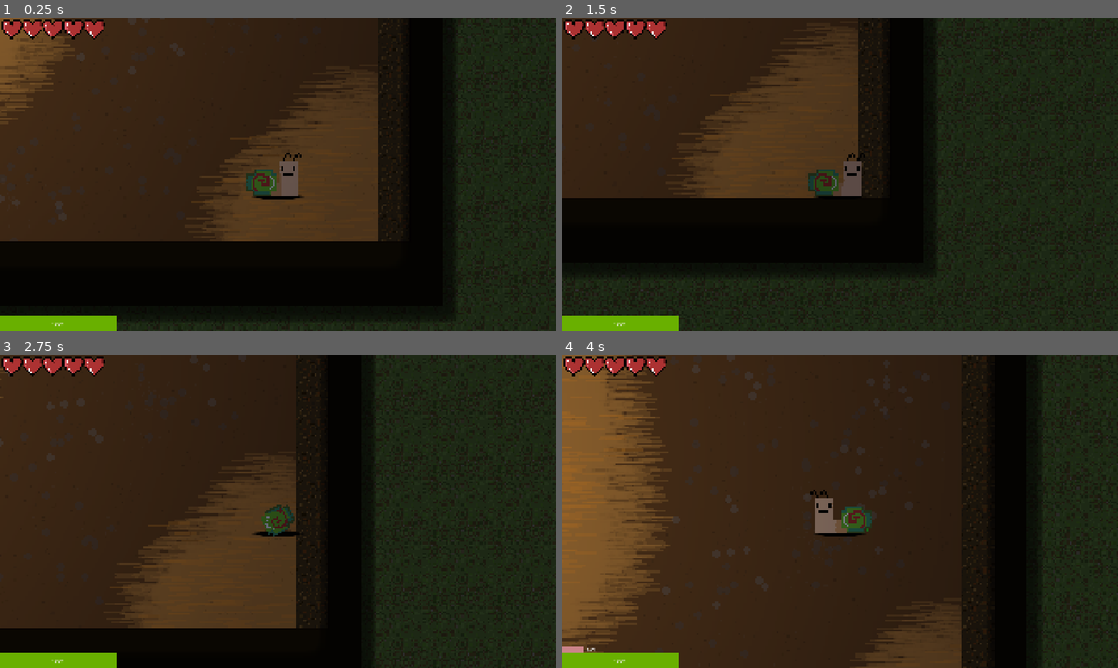
Above: before the commit, frames 1-4 (two rows, left to right).
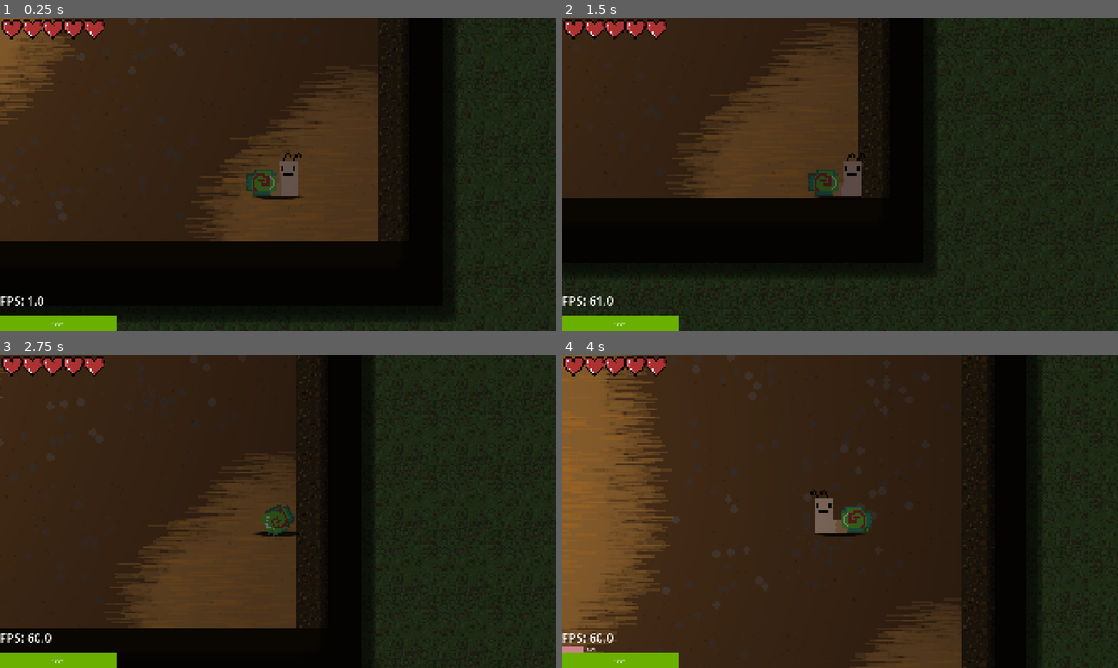
Above: after the commit, the same moments.

Repository: mark4pro/rogue-like
Game: Godot game, scene res://worldGen/testGen.tscn
Two runs of this game, one before a commit and one after it. Both use one fixed random seed, a clock stepped at 60 frames per second and the inputs below. Sound files missing from this copy of the repository are replaced by a short silence.
Inputs (mouse positions are in pixels of both pictures, inside the frame that each line leads up to):
- Up to frame 1 (0.25 s): no input
- Up to frame 2 (1.5 s): tap Enter at 0.5 s; move the mouse to (962, 158) at 0.52 s; hold D (right) 0.53-1.28 s; tap F6 (free_cam) at 0.6 s; click (962, 158) at 0.67 s; move the mouse to (728, 190) at 1.27 s; hold S (down) from 1.28 s (still down); tap E (interact) at 1.35 s; click (728, 190) at 1.42 s
- Up to frame 3 (2.75 s): move the mouse to (333, 442) at 2.02 s; release S (down) at 2.03 s; hold D (right) from 2.03 s (still down); tap Ctrl (roll) at 2.1 s; click (333, 442) at 2.17 s
- Up to frame 4 (4 s): move the mouse to (812, 574) at 2.77 s; release D (right) at 2.78 s; hold W (up) 2.78-3.53 s; tap Shift (sprint) at 2.85 s; click (812, 574) at 2.92 s; move the mouse to (1006, 558) at 3.52 s; hold A (left) from 3.53 s (still down); tap F6 (free_cam) at 3.6 s; click (1006, 558) at 3.67 s

The runs differ from the first frame. In frame 1, 0.1% of the frame differs, in the area x 0-54%, y 56-92%; in frame 2, 0.1%; in frame 3, 0.1%; in frame 4, 0.1%.

Commit message:
epic shit

Diff:
--- a/Assets/prefabs/enemies/spider.tscn
+++ b/Assets/prefabs/enemies/spider.tscn
@@ -1,20 +1,44 @@
 [gd_scene format=3 uid="uid://bvbbpryyaf3xw"]
 
 [ext_resource type="Script" uid="uid://bxh3oi5ta7yj8" path="res://Script/enemy.gd" id="1_56c4l"]
-[ext_resource type="Texture2D" uid="uid://c1b0lqgge7och" path="res://Assets/imgs/enemenies.png" id="2_ebah1"]
+[ext_resource type="Texture2D" uid="uid://dkfdrjtuto62c" path="res://Assets/imgs/spider.png" id="2_56c4l"]
+[ext_resource type="Texture2D" uid="uid://b70aujp6bewbx" path="res://Assets/imgs/shadow.png" id="3_ebah1"]
+
+[sub_resource type="PhysicsMaterial" id="PhysicsMaterial_56c4l"]
+friction = 0.0
 
 [sub_resource type="RectangleShape2D" id="RectangleShape2D_xl01c"]
-size = Vector2(16, 16)
+size = Vector2(30, 16)
 
 [node name="enemy" type="RigidBody2D" unique_id=764826255]
+z_index = 3
+collision_layer = 4
+physics_material_override = SubResource("PhysicsMaterial_56c4l")
+lock_rotation = true
 script = ExtResource("1_56c4l")
 metadata/_edit_group_ = true
 
-[node name="spider_enemy" type="Sprite2D" parent="." unique_id=17540074]
-scale = Vector2(1.4696969, 1.2500001)
-texture = ExtResource("2_ebah1")
-region_enabled = true
+[node name="sprite2D" type="Sprite2D" parent="." unique_id=17540074]
+texture = ExtResource("2_56c4l")
 region_rect = Rect2(0, 14, 33, 32)
 
 [node name="CollisionShape2D" type="CollisionShape2D" parent="." unique_id=457998798]
+position = Vector2(1, -5)
 shape = SubResource("RectangleShape2D_xl01c")
+
+[node name="NavigationAgent2D" type="NavigationAgent2D" parent="." unique_id=1658699989]
+path_postprocessing = 1
+path_search_max_distance = 50.0
+avoidance_enabled = true
+radius = 15.0
+neighbor_distance = 100.0
+max_neighbors = 3
+
+[node name="Shadow" type="Sprite2D" parent="." unique_id=1678263220]
+modulate = Color(1, 1, 1, 0.39215687)
+show_behind_parent = true
+position = Vector2(-4, 13.000001)
+scale = Vector2(1.1459994, 0.29499996)
+texture = ExtResource("3_ebah1")
+
+[connection signal="velocity_computed" from="NavigationAgent2D" to="." method="_on_navigation_agent_2d_velocity_computed"]
--- a/Assets/prefabs/player.tscn
+++ b/Assets/prefabs/player.tscn
@@ -332,6 +332,7 @@
 [node name="Player" type="RigidBody2D" unique_id=2014763879 groups=["Player"]]
 process_mode = 3
 z_index = 3
+collision_layer = 2
 physics_material_override = SubResource("PhysicsMaterial_mbpd7")
 gravity_scale = 0.0
 lock_rotation = true
@@ -361,7 +362,7 @@
 zoom = Vector2(7, 7)
 
 [node name="Shadow" type="Sprite2D" parent="." unique_id=118503801]
-modulate = Color(1, 1, 1, 0.6784314)
+modulate = Color(1, 1, 1, 0.39215687)
 show_behind_parent = true
 z_index = -1
 position = Vector2(0, 10.895)
@@ -437,6 +438,17 @@
 [node name="MessageTimer" type="Timer" parent="UI" unique_id=1616340881]
 wait_time = 2.0
 
+[node name="FPS" type="Label" parent="UI" unique_id=450200885]
+anchors_preset = 2
+anchor_top = 1.0
+anchor_bottom = 1.0
+offset_top = -133.0
+offset_right = 83.0
+offset_bottom = -75.0
+grow_vertical = 0
+theme_override_font_sizes/font_size = 42
+text = "FPS:"
+
 [node name="inventoryUI" type="CanvasLayer" parent="." unique_id=546084464]
 visible = false
 
--- a/Assets/prefabs/shop_keeper.tscn
+++ b/Assets/prefabs/shop_keeper.tscn
@@ -530,6 +530,7 @@
 
 [node name="Area2D" type="Area2D" parent="." unique_id=1600077363]
 position = Vector2(0, 12)
+collision_mask = 2
 
 [node name="CollisionShape2D" type="CollisionShape2D" parent="Area2D" unique_id=863616415]
 position = Vector2(0, 16)
--- a/Scenes/hub.tscn
+++ b/Scenes/hub.tscn
@@ -199,6 +199,7 @@
 texture = SubResource("GradientTexture2D_y6p6t")
 
 [node name="Area2D" type="Area2D" parent="Exit" unique_id=1427889116]
+collision_mask = 2
 
 [node name="CollisionShape2D" type="CollisionShape2D" parent="Exit/Area2D" unique_id=372835585]
 position = Vector2(0, 64)
--- a/Script/enemy.gd
+++ b/Script/enemy.gd
@@ -1,8 +1,51 @@
 extends RigidBody2D
 
+@onready var nav : NavigationAgent2D = $NavigationAgent2D
+
+@export var maxHealth : float = 100
+@export var health : float = 100
 @export var damage : float = 0.5
+@export var speed : float = 7
+@export var stopDist : float = 65
+
+var id : int
+var target : Vector2 = Vector2.ZERO
+var pathing : bool = false
+
+var dir : Vector2 = Vector2.ZERO
+
+func take_damage(amount: float):
+	if not get_tree().paused:
+		health -= amount
+
+func _ready() -> void:
+	nav.target_desired_distance = stopDist
+	id = randi() % EnemySpawner.updateSlots
 
 func _process(delta: float) -> void:
-	var bodies = get_colliding_bodies()
-	for b in bodies:
-		if b.has_method("take_damage"): b.take_damage(damage)
+	if Global.player:
+		if linear_velocity.x < 0:
+			$sprite2D.flip_h = true
+			$CollisionShape2D.position.x = -1
+			$Shadow.position.x = 4
+		if linear_velocity.x > 0:
+			$sprite2D.flip_h = false
+			$CollisionShape2D.position.x = 1
+			$Shadow.position.x = -4
+
+		if Engine.get_physics_frames() % EnemySpawner.updateSlots == id:
+			nav.target_position = Global.player.position
+			nav.set_velocity(Vector2.ZERO)
+
+		pathing = not nav.is_navigation_finished()
+
+		if pathing:
+			target = nav.get_next_path_position()
+			dir = (target - position).normalized()
+
+			nav.set_velocity(dir * speed * 1000 * delta)
+		else:
+			nav.set_velocity(Vector2.ZERO)
+
+func _on_navigation_agent_2d_velocity_computed(safe_velocity: Vector2) -> void:
+	linear_velocity = safe_velocity
--- a/Script/enemySpawner.gd
+++ b/Script/enemySpawner.gd
@@ -2,6 +2,8 @@
 
 @export var enemies : Array[EnemyWeighted] = []
 
+@export var targetFPS : int = 60
+@export var updateSlots : int = 10
 @export var maxEnemies : int = 10
 @export var enemyCount : int = 0
 @export var spawnTime : float = 2
@@ -31,14 +33,14 @@
 		return true
 	return not wallTileData.get_collision_polygons_count(0) > 0
 
-func getSpawn(center: Vector2, radius: float, maxAtt: int = 50) -> Vector2:
+func getSpawn(center: Vector2, radius: float, chkCamera: bool = true, maxAtt: int = 50) -> Vector2:
 	var cam_rect = getCameraRect()
 	for i in maxAtt:
 		var angle = randf() * TAU
 		var dist = randf_range(960, 960 + radius)
 		var pos = center + Vector2.RIGHT.rotated(angle) * dist
 
-		if cam_rect.has_point(pos):
+		if cam_rect.has_point(pos) and chkCamera:
 			continue
 		if not isWalkable(pos):
 			continue
@@ -53,6 +55,7 @@
 
 		if enemyNodeChk:
 			enemyCount = enemyNodeChk.get_child_count()
+			updateSlots = max(10, ceili(max(1, enemyCount) / (float(targetFPS) / 100)))
 			if oldDay == Global.runDays:
 				if enemyCount < maxEnemies:
 					time += delta
@@ -62,11 +65,12 @@
 
 						var enemy : PackedScene = Global.getRandom(validEnemies)
 
-						var newEnemy = enemy.instantiate()
-						newEnemy.name = "Enemy_" + str(enemyCount + 1)
-						newEnemy.position = getSpawn(Global.player.position, 30)
+						if enemy:
+							var newEnemy = enemy.instantiate()
+							newEnemy.name = "Enemy_" + str(enemyCount + 1)
+							newEnemy.position = getSpawn(Global.player.position, 30)
 
-						enemyNodeChk.add_child(newEnemy)
+							enemyNodeChk.add_child(newEnemy)
 				else:
 					time = 0
 			else:
@@ -79,5 +83,6 @@
 						validEnemies.append(entry)
 		else:
 			var newNode : Node2D = Node2D.new()
+			newNode.y_sort_enabled = true
 			newNode.name = "Enemies"
 			currentScene.add_child(newNode)
--- a/Script/player_controller.gd
+++ b/Script/player_controller.gd
@@ -89,6 +89,7 @@
 		health -= amount
 
 func _process(delta: float) -> void:
+	$UI/FPS.text = "FPS: " + str(Engine.get_frames_per_second())
 	anim = sprite.animation
 
 	#Clamp health
--- a/project.godot
+++ b/project.godot
@@ -110,6 +110,11 @@
 ]
 }
 
+[layer_names]
+
+2d_physics/layer_2="player"
+2d_physics/layer_3="enemy"
+
 [physics]
 
 3d/physics_engine="Jolt Physics"
--- a/worldGen/scripts/worldgen.gd
+++ b/worldGen/scripts/worldgen.gd
@@ -185,6 +185,7 @@
 
 	#Create world node
 	if not hasWorldNode and Global.scenes[Global.sceneIndex].worldGen:
+		if get_tree().current_scene: get_tree().current_scene.y_sort_enabled = true
 		var newWorldNode : Node2D = Node2D.new()
 		get_tree().current_scene.add_child(newWorldNode)
 		worldNode = newWorldNode
@@ -205,6 +206,6 @@
 		if Input.is_mouse_button_pressed(MOUSE_BUTTON_RIGHT) and not Global.player:
 			var newPlayer : RigidBody2D = Global.playerRes.instantiate()
 			newPlayer.position = freeCam.get_global_mouse_position()
-			worldNode.add_child(newPlayer)
+			get_tree().current_scene.add_child(newPlayer)
 		if Input.is_action_just_pressed("free_cam") and not Global.player == null:
 			Global.player.queue_free()
Binary file added: Assets/imgs/Aseprite/spider.aseprite
Renamed: Assets/imgs/enemenies.png -> Assets/imgs/ideas/enemenies.png
Not shown, changed: Assets/imgs/ideas/enemenies.png.import
Binary file added: Assets/imgs/spider.png
Not shown, added: Assets/imgs/spider.png.import
